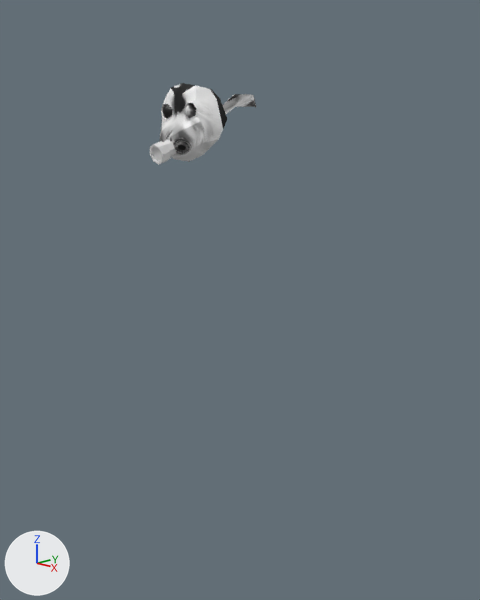
The Blender file Assets/Models/Investigator.blend as it was, and as the next commit left it.
The view is the same before and after, from a 50 mm camera at (4.65, -3.85, 4.06) aimed at (0.2, 0.5, 2.56). Every picture has the same lights, and +X, +Y and +Z are marked at lower left.
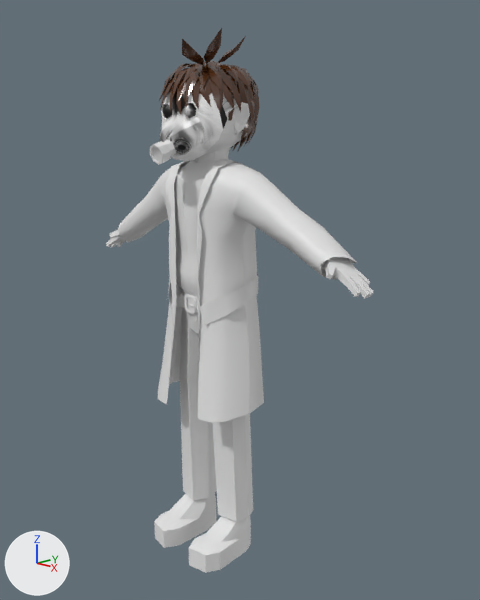
Patch to the scene script:
```diff
--- a/Assets/Models/Investigator.blend.py
+++ b/Assets/Models/Investigator.blend.py
@@ mat_hair @@
+mat_hair = principled_material('Hair')
+mat_hair.base_color = (0.0805, 0.0237, 0.00434)  # brown #502b0e
+mat_hair.roughness = 0.236
+mat_hair.specular_ior_level = 1.0
@@ me_circle_010 @@
+me_circle_010.from_pydata(...)  # 40 vertices, 40 faces; spans x -0.124..0.048, y 0.069..0.096, z 2.447..2.633
@@ me_circle_009 @@
+me_circle_009.from_pydata(...)  # 84 vertices, 81 faces; spans x -0.399..0.404, y 0.069..0.588, z 2.479..2.667
@@ me_circle_004 @@
+me_circle_004.from_pydata(...)  # 211 vertices, 176 faces; spans x -1.53..1.53, y -0.08..0.71, z 1.52..3.88
@@ me_plane_002 @@
+me_plane_002.from_pydata(...)  # 766 vertices, 611 faces; spans x -0.412..0.442, y -0.162..0.844, z 3.935..4.934
+me_plane_002.materials.append(mat_hair)  # its picture is missing
@@ me_circle_001 @@
+me_circle_001.from_pydata(...)  # 1033 vertices, 1038 faces; spans x -1.76..1.76, y -0.2..0.74, z -4.65..0.05
+me_circle_001.polygons.foreach_set('use_smooth', [True] * 1038)
@@ ob_circle_010 @@
+ob_circle_010 = bpy.data.objects.new('Circle.010', me_circle_010)
+ob_circle_010.location = (0.0, 0.0, 0.0)
@@ ob_circle_009 @@
+ob_circle_009 = bpy.data.objects.new('Circle.009', me_circle_009)
+ob_circle_009.location = (0.0, 0.0, 0.0)
@@ ob_circle_005 @@
+ob_circle_005 = bpy.data.objects.new('Circle.005', me_circle_004)
+ob_circle_005.location = (0.0, 0.0, 0.0)
@@ ob_plane_002 @@
+ob_plane_002 = bpy.data.objects.new('Plane.002', me_plane_002)
+ob_plane_002.location = (0.0, 0.0, 0.0)
@@ ob_circle_001 @@
+ob_circle_001 = bpy.data.objects.new('Circle.001', me_circle_001)
+ob_circle_001.location = (0.0, 0.0, 4.65)
```

Boxes (x1, y1, x2, y2) around the edits, measured in the pictures (480 x 600 px):
'Circle.005', added
    after: (118, 159, 357, 422)
'Circle.001', added
    after: (106, 80, 374, 573)
'Plane.002', added (brown)
    after: (159, 28, 261, 152)
'Circle.009', added
    after: (176, 286, 198, 312)
'Circle.010', added
    after: (184, 294, 197, 315)
